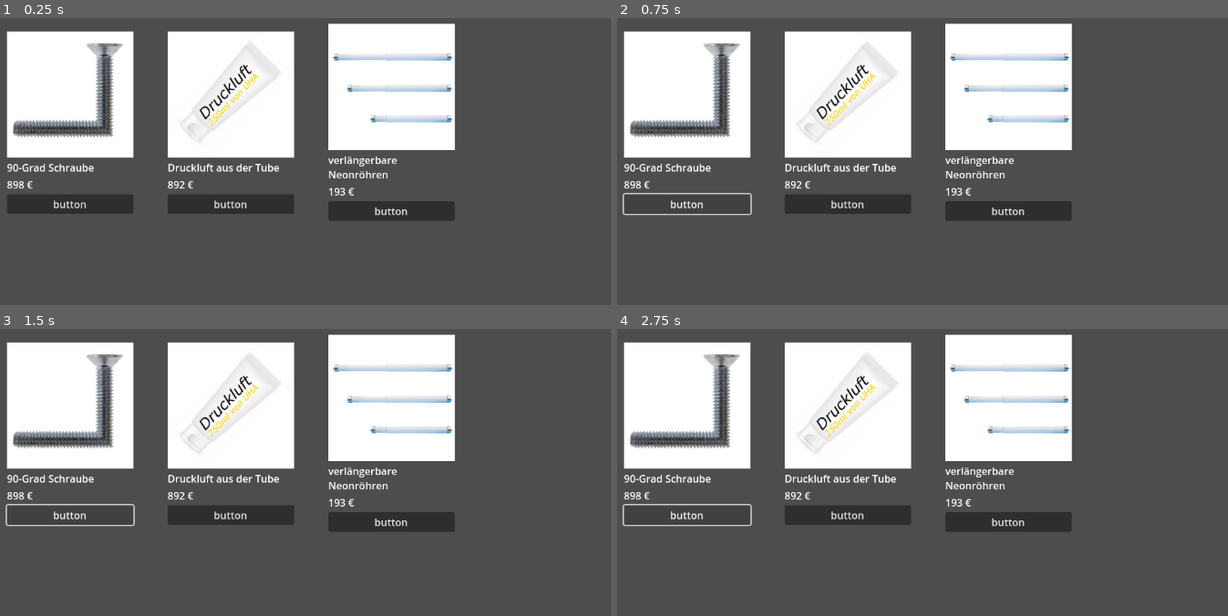
Above: before the commit, frames 1-4 (two rows, left to right).
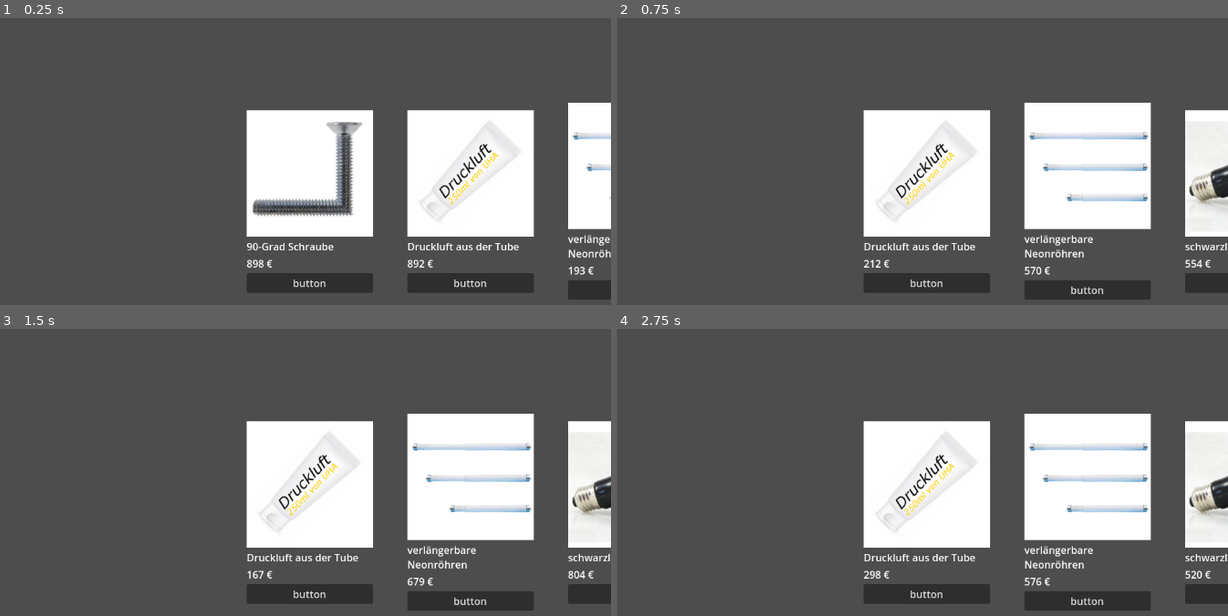
Above: after the commit, the same moments.

Repository: natureFrameworkManager/technologieoffen
Game: Godot game, scene res://main.tscn
Same seed, same stepped clock (60 frames per second), same inputs: the game is played once before the commit and once after it.
Inputs:
- Up to frame 1 (0.25 s): no input
- Up to frame 2 (0.75 s): click "button" at 0.5 s
- Up to frame 3 (1.5 s): click "button" at 1.25 s
- Up to frame 4 (2.75 s): click "button" at 2 s

The runs differ from the first frame. In frame 1, 49% of the frame differs, in the area x 1-100%, y 1-99%; in frame 2, 48%; in frame 3, 48%; in frame 4, 48%.

Commit message:
regenerating the selection menu now works

Diff:
--- a/investment_options.gd
+++ b/investment_options.gd
@@ -14,23 +14,40 @@
 	{
 		image = load("res://assets/images/investment_images/teleskoproehren-300x300.jpg"),
 		descr = "verlängerbare Neonröhren"
-	}
+	},
+	{
+		image = load("res://assets/images/investment_images/60W-heat-lamp-UVA-font-b-bulb-b-font-Pet-heat-lamp-font-b-light-b-300x300.jpg"),
+		descr = "schwarzlicht lampe"
+	},
+	{
+		image = load("res://assets/images/investment_images/67824378_355823232026262_718295922630459392_n-300x300.jpg"),
+		descr = "xxx"
+	},
+	{
+		image = load("res://assets/images/investment_images/Tube-Druckluft-300x300.png"),
+		descr = "Druckluft aus der Tube"
+	},
 	]
+
+var game_cycle = 0
 
 func _ready():
 	get_options()
 
 func get_options():
-	var game_cycle = 0
+	var hbc = HBoxContainer.new()
+	hbc.name = "hbc"
+	add_child(hbc)
 	for x in range(3):
 		var investment = investment_scene.instantiate()
 		investment.get_node("GridContainer/ProductImage").texture = images[game_cycle + x].image
 		investment.get_node("GridContainer/Description").text = images[game_cycle + x].descr
 		investment.get_node("GridContainer/Price").text ="%s €" % RandomNumberGenerator.new().randi_range(100, 1000)
 		investment.get_node("GridContainer/Button").connect("selected_investment_option", reroll, 0)
-		# investment.selected_investment_option.connect(reroll)
-		$HBoxContainer.add_child(investment)
+		hbc.add_child(investment)
 	game_cycle =+ 1
 
 func reroll(price, revenue):
 	print("uwu -- %s" % price)
+	remove_child(get_node("hbc"))
+	get_options()
--- a/investment_options.tscn
+++ b/investment_options.tscn
@@ -10,11 +10,3 @@
 grow_horizontal = 2
 grow_vertical = 2
 script = ExtResource("1_ug6nv")
-
-[node name="HBoxContainer" type="HBoxContainer" parent="."]
-layout_mode = 1
-anchors_preset = 15
-anchor_right = 1.0
-anchor_bottom = 1.0
-grow_horizontal = 2
-grow_vertical = 2
